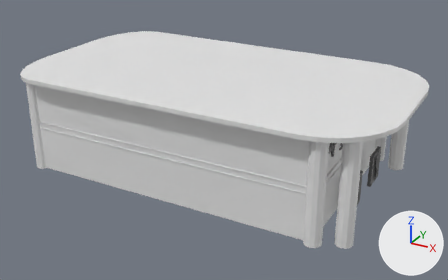
One commit to the FBX model Assets/Enviroment/Models/nightclub.fbx: the scene before it, then after it.
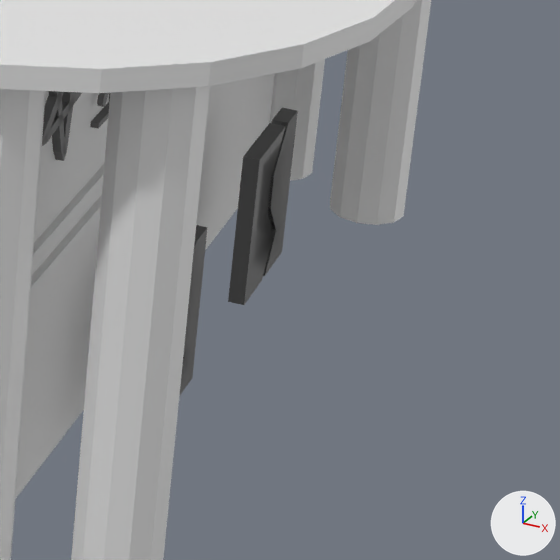
Each version is shown whole from a 50 mm camera at (12.25, -16.25, 10.07) aimed at (3.42, -0.18, 2.03), then close up on the part from 71% to 97% of the width and 44% to 85% of the height. Lighting does not change. The marker at lower right points along +X, +Y and +Z. Where no turn or scale is listed for an object, it has been applied to the vertices.
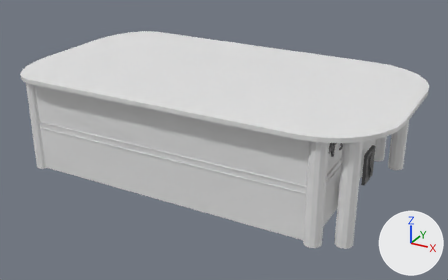
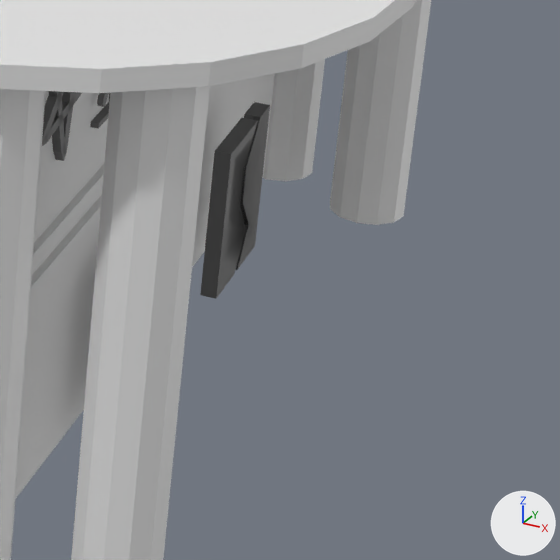
What differs and where, as boxes (x1, y1, x2, y2) in the close-ups (560 x 560 px; the box of a moved part takes in the faces that stretch with it):
```json
{"part": 1, "of": "me_cube_005", "change": "moved or reshaped", "before": [180, 225, 207, 395], "on screen": "not visible afterwards"}
{"part": 2, "of": "me_cube_005", "change": "moved or reshaped", "before": [228, 108, 298, 305], "after": [200, 102, 270, 299]}
```

Edits to the scene script, one JSON object a line:
```json
{"block": "me_cube_005", "where": "me_cube_005.from_pydata(...)  # 9308 vertices, 12994 faces; spans x -10.3..1.75, y -2.18..4.63, z -0.81..2.37"}
{"block": "me_cube_005", "where": "# used by ob_cube; location = (7.493, -1.225, 1.842)"}
{"block": "me_cube_005", "change": "me_cube_005 part 1: the loose piece of 50 vertices spanning x 0.5..0.6, y -0.15..0.69, z -0.64..0.36 is moved by (-0.18, 0.0, 0.0)"}
{"block": "me_cube_005", "change": "me_cube_005 part 2: the loose piece of 50 vertices spanning x 0.5..0.6, y 1.73..2.57, z -0.64..0.36 is moved by (-0.18, 0.0, 0.0)"}
```
